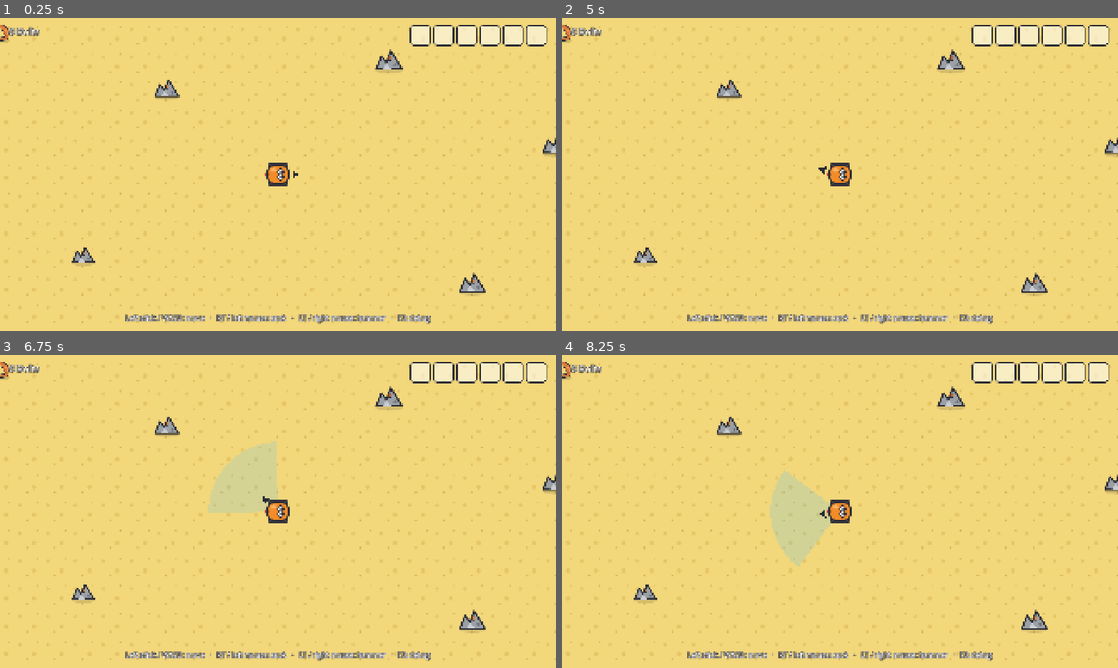
Above: before the commit, frames 1-4 (two rows, left to right).
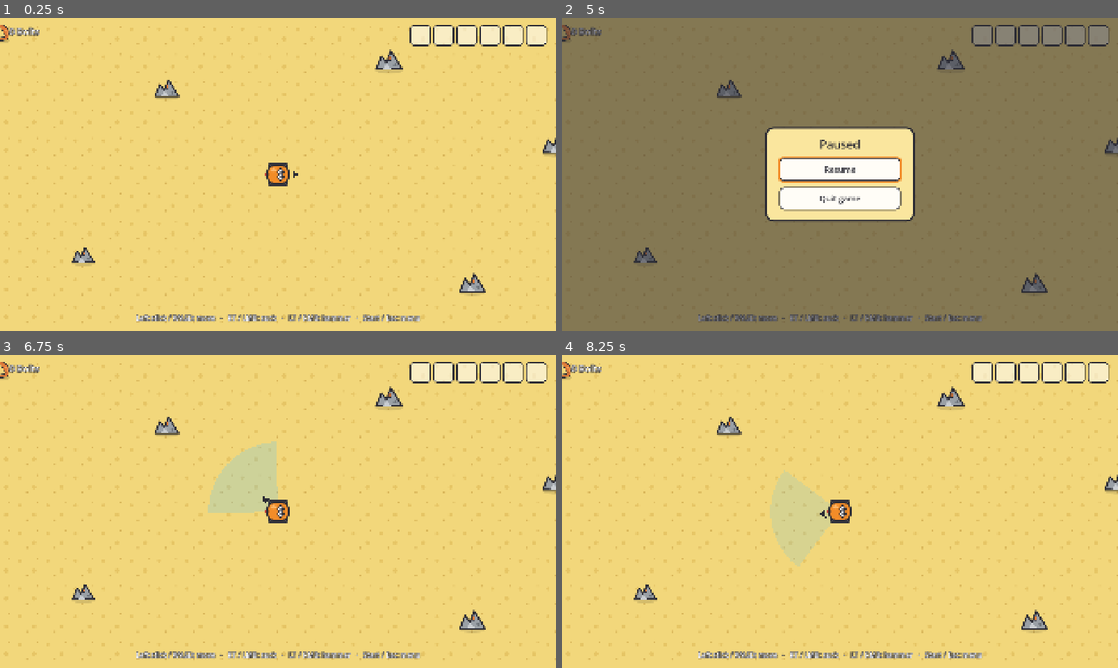
Above: after the commit, the same moments.

Repository: Dean86nz/ScrapEmpire
Game: Godot game, scene res://src/world/main.tscn
Same seed, same stepped clock (60 frames per second), same inputs: the game is played once before the commit and once after it.
Inputs (mouse positions are in pixels of both pictures, inside the frame that each line leads up to):
- Up to frame 1 (0.25 s): no input
- Up to frame 2 (5 s): tap Enter at 0.5, 2.75 s; move the mouse to (962, 158) at 0.52 s; hold Right (cursor_right) 0.53-1.28 s; tap Mouse wheel down (hotbar_next) at 0.6 s; click (962, 158) at 0.67 s; move the mouse to (728, 190) at 1.27 s; hold Down (cursor_down) 1.28-2.03 s; tap Mouse wheel up (hotbar_prev) at 1.35 s; click (728, 190) at 1.42 s; tap Space at 2, 3.5 s; move the mouse to (895, 105) at 2.02 s; hold Right (cursor_right) 2.03-2.78 s; tap E (interact) at 2.1 s; click (895, 105) at 2.17 s; move the mouse to (812, 237) at 2.77 s; hold Up (cursor_up) 2.78-3.53 s; tap T (tech_tree) at 2.85 s; click (812, 237) at 2.92 s; move the mouse to (1006, 221) at 3.52 s; press the mouse at (1006, 221) at 3.53 s; hold Left (cursor_left) from 3.53 s (still down); tap Tab (build_menu) at 4.15 s; move the mouse to (673, 127) at 4.27 s; release the mouse at (673, 127) at 4.28 s; right-click (673, 127) at 4.35 s; click (673, 127) at 4.42 s; tap Escape (cancel) at 4.9 s
- Up to frame 3 (6.75 s): release Left (cursor_left) at 5 s; click (278, 505) at 5 s, where only the run after the commit has a clickable "Resume"; tap Enter at 5.75 s; move the mouse to (305, 511) at 5.77 s; hold Down (cursor_down) 5.78-6.53 s; tap Q (tool_swap) at 5.85 s; click (305, 511) at 5.92 s; tap Space at 6.5 s; move the mouse to (194, 433) at 6.52 s; hold Right (cursor_right) from 6.53 s (still down); tap Mouse wheel down (hotbar_next) at 6.6 s; click (194, 433) at 6.67 s
- Up to frame 4 (8.25 s): move the mouse to (962, 495) at 7.27 s; release Right (cursor_right) at 7.28 s; hold Up (cursor_up) 7.28-8.03 s; tap Mouse wheel up (hotbar_prev) at 7.35 s; click (962, 495) at 7.42 s; move the mouse to (728, 527) at 8.02 s; hold Right (cursor_right) from 8.03 s (still down); tap E (interact) at 8.1 s; click (728, 527) at 8.17 s

The runs differ from the first frame. In frame 1, 0.9% of the frame differs, in the area x 22-78%, y 94-98%; in frame 2, 99%, in the area x 0-100%, y 0-100%; in frame 3, 0.9%; in frame 4, 0.9%.

Commit message:
ms1: Pause-Menü mit Fortsetzen/Beenden, Button-Theme, versionierter Build
Co-Authored-By: Claude Fable 5.1 <noreply@anthropic.com>

Diff:
--- a/locale/strings.csv
+++ b/locale/strings.csv
@@ -7,7 +7,7 @@
 NODE_PLASTIC_CRUMBS,Plastikbröckchen,Plastic crumbs
 NODE_WRECK,Wrack,Wreck
 HUD_BOLTS,Bolts,Bolts
-HUD_HINT_MS1,"Linker Stick / WASD: bewegen   ·   RT / linke Maustaste: saugen   ·   LT / rechte Maustaste: hämmern   ·   F3: Debug","Left stick / WASD: move   ·   RT / left mouse: suck   ·   LT / right mouse: hammer   ·   F3: debug"
+HUD_HINT_MS1,"Linker Stick / WASD: bewegen   ·   RT / LMB: saugen   ·   LT / RMB: hämmern   ·   Start / Esc: Menü","Left stick / WASD: move   ·   RT / LMB: suck   ·   LT / RMB: hammer   ·   Start / Esc: menu"
 QUIP_START_1,Systemcheck: Räder ja. Plan nein.,System check: wheels yes. Plan no.
 QUIP_START_2,Alles voller Schrott. Endlich zu Hause.,Scrap everywhere. Finally home.
 QUIP_INV_FULL_1,Voll. Ich bin kein Lagerhaus.,Full. I am not a warehouse.
@@ -19,3 +19,6 @@
 QUIP_WRECK_2,War eh schon kaputt.,It was already broken anyway.
 QUIP_IDLE_1,Ich warte. Ich bin gut im Warten.,I'm waiting. I'm good at waiting.
 QUIP_IDLE_2,Der Schrott sammelt sich nicht selbst. Noch nicht.,The scrap won't collect itself. Yet.
+MENU_PAUSE_TITLE,Pause,Paused
+MENU_RESUME,Fortsetzen,Resume
+MENU_QUIT,Spiel beenden,Quit game
--- a/project.godot
+++ b/project.godot
@@ -11,7 +11,7 @@
 [application]
 
 config/name="Scrap Empire"
-config/version="0.0.1"
+config/version="0.1.1"
 run/main_scene="res://src/world/main.tscn"
 config/features=PackedStringArray("4.7", "Mobile")
 config/icon="res://icon.svg"
--- /dev/null
+++ b/src/ui/pause_menu/pause_menu.gd
@@ -0,0 +1,49 @@
+extends CanvasLayer
+## Pause-Menü (Start / Esc): hält Spiel und Simulation an. Vollständig per Gamepad bedienbar:
+## D-Pad/linker Stick wählt, A bestätigt, B oder Start schließt.
+
+@onready var _title: Label = $Dim/Center/Panel/VBox/Title
+@onready var _resume_btn: Button = $Dim/Center/Panel/VBox/ResumeButton
+@onready var _quit_btn: Button = $Dim/Center/Panel/VBox/QuitButton
+
+
+func _ready() -> void:
+	process_mode = Node.PROCESS_MODE_ALWAYS
+	visible = false
+	_title.text = tr("MENU_PAUSE_TITLE")
+	_resume_btn.text = tr("MENU_RESUME")
+	_quit_btn.text = tr("MENU_QUIT")
+	_resume_btn.pressed.connect(close)
+	_quit_btn.pressed.connect(_quit)
+
+
+func _unhandled_input(event: InputEvent) -> void:
+	if event.is_action_pressed("pause"):
+		if visible:
+			close()
+		else:
+			open()
+		get_viewport().set_input_as_handled()
+	elif visible and event.is_action_pressed("ui_cancel"):
+		close()
+		get_viewport().set_input_as_handled()
+
+
+func open() -> void:
+	visible = true
+	get_tree().paused = true
+	SimClock.paused = true
+	InputRouter.context = InputRouter.Context.MENU
+	_resume_btn.grab_focus()
+
+
+func close() -> void:
+	visible = false
+	get_tree().paused = false
+	SimClock.paused = false
+	InputRouter.context = InputRouter.Context.GAME
+
+
+func _quit() -> void:
+	# Autosave kommt in MS6; bis dahin einfach beenden.
+	get_tree().quit()
--- /dev/null
+++ b/src/ui/pause_menu/pause_menu.tscn
@@ -0,0 +1,69 @@
+[gd_scene load_steps=3 format=3]
+
+[ext_resource type="Script" path="res://src/ui/pause_menu/pause_menu.gd" id="1"]
+
+[sub_resource type="StyleBoxFlat" id="panel_style"]
+content_margin_left = 48.0
+content_margin_top = 32.0
+content_margin_right = 48.0
+content_margin_bottom = 40.0
+bg_color = Color(0.98, 0.9, 0.62, 1)
+border_width_left = 6
+border_width_top = 6
+border_width_right = 6
+border_width_bottom = 6
+border_color = Color(0.165, 0.165, 0.2, 1)
+corner_radius_top_left = 28
+corner_radius_top_right = 28
+corner_radius_bottom_right = 28
+corner_radius_bottom_left = 28
+
+[node name="PauseMenu" type="CanvasLayer"]
+process_mode = 3
+layer = 20
+script = ExtResource("1")
+
+[node name="Dim" type="ColorRect" parent="."]
+anchors_preset = 15
+anchor_right = 1.0
+anchor_bottom = 1.0
+grow_horizontal = 2
+grow_vertical = 2
+color = Color(0.165, 0.165, 0.2, 0.55)
+
+[node name="Center" type="CenterContainer" parent="Dim"]
+layout_mode = 1
+anchors_preset = 15
+anchor_right = 1.0
+anchor_bottom = 1.0
+grow_horizontal = 2
+grow_vertical = 2
+
+[node name="Panel" type="PanelContainer" parent="Dim/Center"]
+layout_mode = 2
+theme_override_styles/panel = SubResource("panel_style")
+
+[node name="VBox" type="VBoxContainer" parent="Dim/Center/Panel"]
+layout_mode = 2
+theme_override_constants/separation = 20
+
+[node name="Title" type="Label" parent="Dim/Center/Panel/VBox"]
+layout_mode = 2
+theme_override_colors/font_color = Color(0.165, 0.165, 0.2, 1)
+theme_override_font_sizes/font_size = 40
+text = "Pause"
+horizontal_alignment = 1
+
+[node name="ResumeButton" type="Button" parent="Dim/Center/Panel/VBox"]
+custom_minimum_size = Vector2(420, 80)
+layout_mode = 2
+focus_neighbor_top = NodePath("../QuitButton")
+focus_neighbor_bottom = NodePath("../QuitButton")
+text = "Fortsetzen"
+
+[node name="QuitButton" type="Button" parent="Dim/Center/Panel/VBox"]
+custom_minimum_size = Vector2(420, 80)
+layout_mode = 2
+focus_neighbor_top = NodePath("../ResumeButton")
+focus_neighbor_bottom = NodePath("../ResumeButton")
+text = "Spiel beenden"
--- a/src/ui/theme/scrap_theme.tres
+++ b/src/ui/theme/scrap_theme.tres
@@ -1,4 +1,77 @@
-[gd_resource type="Theme" format=3]
+[gd_resource type="Theme" load_steps=5 format=3]
+
+[sub_resource type="StyleBoxFlat" id="btn_normal"]
+content_margin_left = 28.0
+content_margin_top = 14.0
+content_margin_right = 28.0
+content_margin_bottom = 14.0
+bg_color = Color(1, 1, 1, 0.92)
+border_width_left = 4
+border_width_top = 4
+border_width_right = 4
+border_width_bottom = 4
+border_color = Color(0.165, 0.165, 0.2, 1)
+corner_radius_top_left = 16
+corner_radius_top_right = 16
+corner_radius_bottom_right = 16
+corner_radius_bottom_left = 16
+
+[sub_resource type="StyleBoxFlat" id="btn_hover"]
+content_margin_left = 28.0
+content_margin_top = 14.0
+content_margin_right = 28.0
+content_margin_bottom = 14.0
+bg_color = Color(1, 0.95, 0.8, 1)
+border_width_left = 4
+border_width_top = 4
+border_width_right = 4
+border_width_bottom = 4
+border_color = Color(0.165, 0.165, 0.2, 1)
+corner_radius_top_left = 16
+corner_radius_top_right = 16
+corner_radius_bottom_right = 16
+corner_radius_bottom_left = 16
+
+[sub_resource type="StyleBoxFlat" id="btn_pressed"]
+content_margin_left = 28.0
+content_margin_top = 14.0
+content_margin_right = 28.0
+content_margin_bottom = 14.0
+bg_color = Color(0.95, 0.55, 0.16, 1)
+border_width_left = 4
+border_width_top = 4
+border_width_right = 4
+border_width_bottom = 4
+border_color = Color(0.165, 0.165, 0.2, 1)
+corner_radius_top_left = 16
+corner_radius_top_right = 16
+corner_radius_bottom_right = 16
+corner_radius_bottom_left = 16
+
+[sub_resource type="StyleBoxFlat" id="btn_focus"]
+bg_color = Color(1, 1, 1, 0)
+border_width_left = 6
+border_width_top = 6
+border_width_right = 6
+border_width_bottom = 6
+border_color = Color(0.95, 0.55, 0.16, 1)
+corner_radius_top_left = 16
+corner_radius_top_right = 16
+corner_radius_bottom_right = 16
+corner_radius_bottom_left = 16
+expand_margin_left = 4.0
+expand_margin_top = 4.0
+expand_margin_right = 4.0
+expand_margin_bottom = 4.0
 
 [resource]
 default_font_size = 24
+Button/colors/font_color = Color(0.165, 0.165, 0.2, 1)
+Button/colors/font_focus_color = Color(0.165, 0.165, 0.2, 1)
+Button/colors/font_hover_color = Color(0.165, 0.165, 0.2, 1)
+Button/colors/font_pressed_color = Color(1, 1, 1, 1)
+Button/font_sizes/font_size = 28
+Button/styles/focus = SubResource("btn_focus")
+Button/styles/hover = SubResource("btn_hover")
+Button/styles/normal = SubResource("btn_normal")
+Button/styles/pressed = SubResource("btn_pressed")
--- a/src/world/main.tscn
+++ b/src/world/main.tscn
@@ -1,10 +1,11 @@
-[gd_scene load_steps=6 format=3]
+[gd_scene load_steps=7 format=3]
 
 [ext_resource type="Script" path="res://src/world/main.gd" id="1"]
 [ext_resource type="PackedScene" path="res://src/world/player/player.tscn" id="2"]
 [ext_resource type="PackedScene" path="res://src/ui/hud/debug_overlay.tscn" id="3"]
 [ext_resource type="Script" path="res://src/world/world_view.gd" id="4"]
 [ext_resource type="PackedScene" path="res://src/ui/hud/hud.tscn" id="5"]
+[ext_resource type="PackedScene" path="res://src/ui/pause_menu/pause_menu.tscn" id="6"]
 
 [node name="Main" type="Node2D"]
 script = ExtResource("1")
@@ -16,4 +17,6 @@
 
 [node name="Hud" parent="." instance=ExtResource("5")]
 
+[node name="PauseMenu" parent="." instance=ExtResource("6")]
+
 [node name="DebugOverlay" parent="." instance=ExtResource("3")]
--- a/tests/screenshot.gd
+++ b/tests/screenshot.gd
@@ -24,13 +24,23 @@
 	_frames += 1
 	if _hold_action != "" and _frames == 2:
 		for a in _hold_action.split(","):
-			Input.action_press(a)
+			_send_action(a, true)
 	if _frames == _target_frames:
 		if _hold_action != "":
 			for a in _hold_action.split(","):
-				Input.action_release(a)
+				_send_action(a, false)
 		var img := root.get_viewport().get_texture().get_image()
 		var err := img.save_png(_out_path)
 		print("screenshot %s -> %s (%d)" % [_out_path, "ok" if err == OK else "FEHLER", err])
 		quit(0 if err == OK else 1)
 	return false
+
+
+## Schickt ein echtes InputEventAction durch die Eingabekette, damit auch
+## _unhandled_input-Handler (z. B. Pause-Menü) reagieren, nicht nur Input.is_action_pressed.
+func _send_action(action: String, pressed: bool) -> void:
+	var ev := InputEventAction.new()
+	ev.action = action
+	ev.pressed = pressed
+	ev.strength = 1.0 if pressed else 0.0
+	Input.parse_input_event(ev)
Not shown, added: src/ui/pause_menu/pause_menu.gd.uid
Not shown, changed: CHANGELOG.md
Not shown, changed: TODO.md
Not shown, changed: build.ps1
